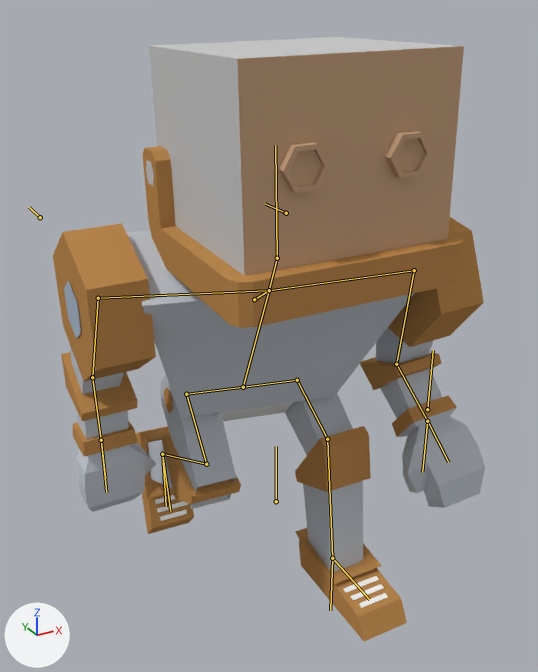
The Blender file assets/blends/robo_run.blend, before and after one commit.
Before and after are seen from a 50 mm lens placed at (-1.77, -3.37, 3.23), pointed at (0.03, -0.11, 1.6). Every picture has the same lights, and +X, +Y and +Z are marked at lower left. Both versions are drawn at frame 20 of the action 'ArmatureAction.001'; the numbers are the values there. The bones that bend it are drawn over the model as lines.

Names of what the first picture shows: 'robo'.
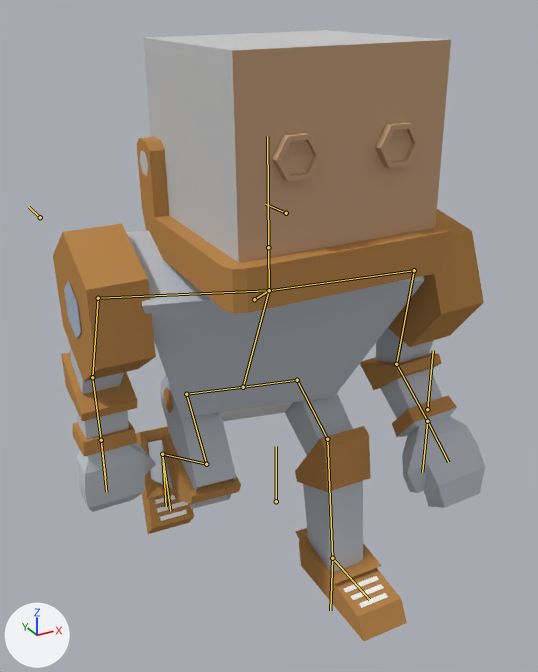
Boxes (x1, y1, x2, y2) around the edits, measured in the pictures (538 x 672 px):
'robo', posed
    before: (53, 37, 485, 641)
    after: (53, 30, 485, 641)
bone 'neck', root to tip
    before: (269, 290) to (277, 258)
    after: (269, 290) to (268, 247)
bone 'head', root to tip
    before: (277, 258) to (275, 145)
    after: (268, 247) to (267, 136)

The change, as a list of edits to the scene's bpy script:
```text
Change bone_neck:
    where bone_neck = bpy.data.objects['Armature'].pose.bones['neck']  # child of 'torso'
    bone_neck.rotation_quaternion: (1.0, 0.0, 0.0, 0.0) -> (0.969, -0.232, 0.079, 0.003)  # degrees (0, 0, 0) -> degrees (-27, 9, -2)
Change bone_head:
    where bone_head = bpy.data.objects['Armature'].pose.bones['head']  # child of 'neck'
    bone_head.rotation_quaternion: (0.969, -0.236, 0.071, 0.007) -> (1.0, 0.0, 0.0, 0.0)  # degrees (-27, 8, -1) -> degrees (0, 0, 0)
```
